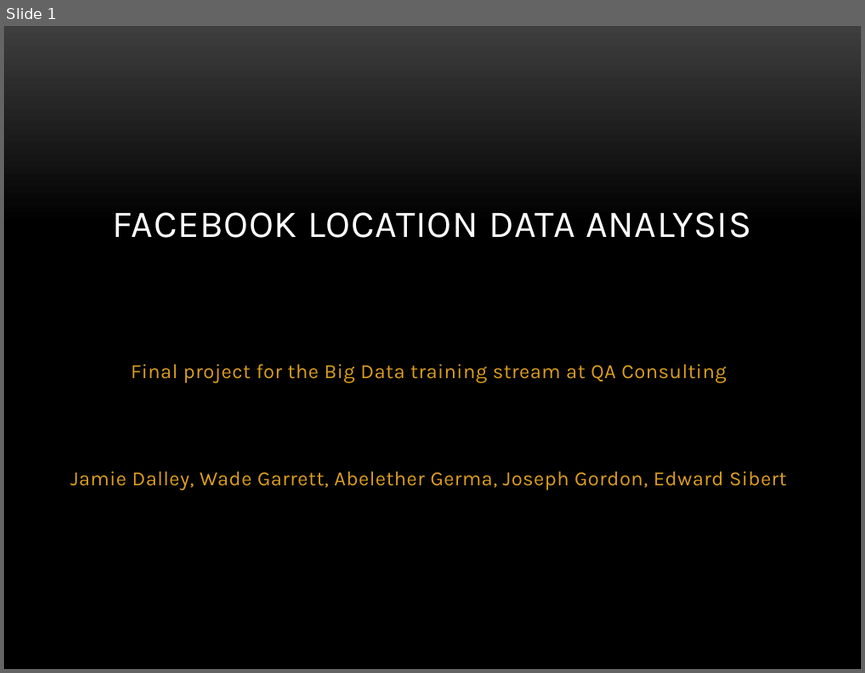
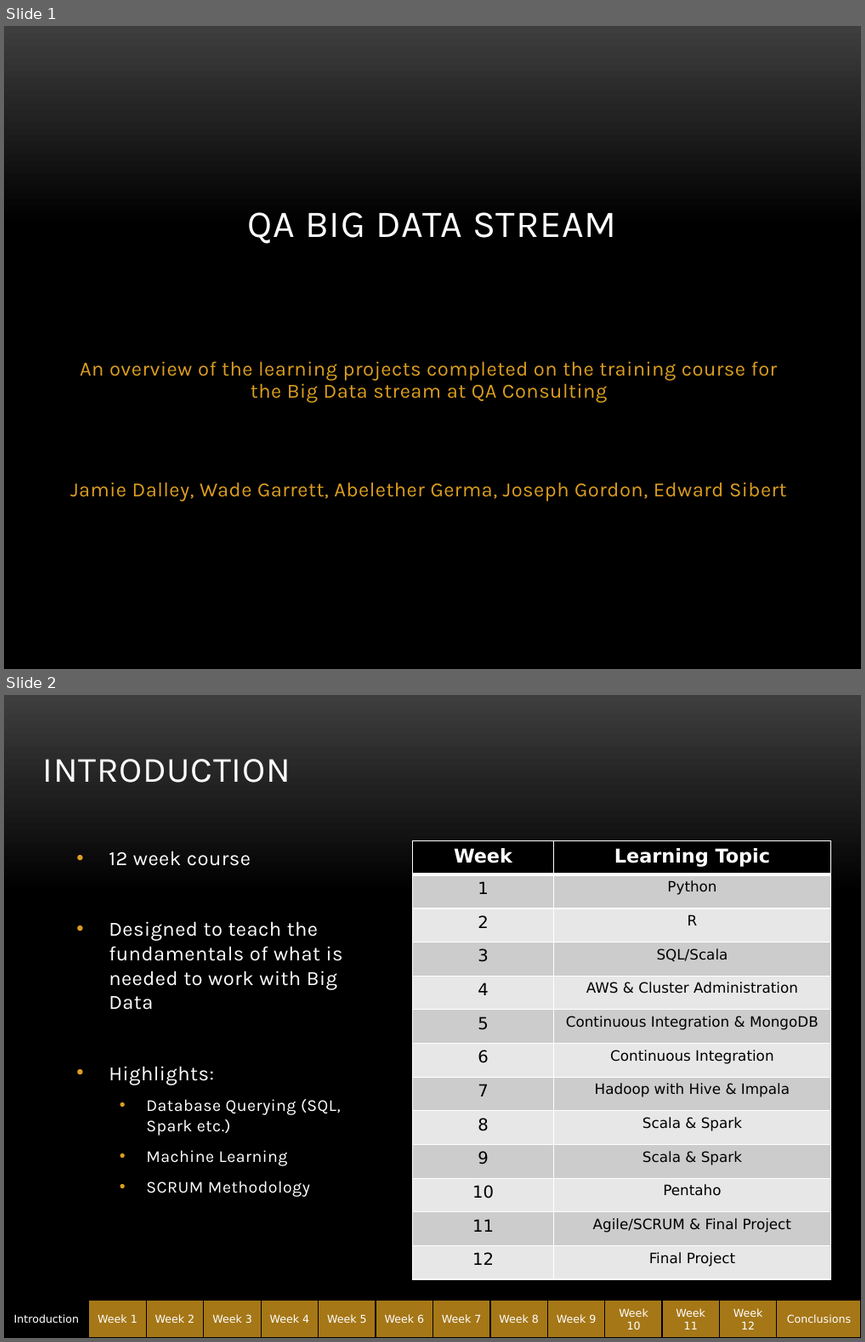
Before and after one commit to abe1ge/teletubbiesQAC, a slide deck: FinalPresentation.pptx. Shown one above the other, each under a label of ours: slide 1 before the commit, slides 1 and 2 after it. The pictures are 865x673 and 865x1342 pixels, drawn with LibreOffice and Linux fonts; fonts in the diff are those of the drawing; background and template pictures are left out. Boxes give left, top, right and bottom in pixels: in the first picture for what was removed or moved away, otherwise in the second. Text is boxed around its words. In the diff, an @@ line names an element or a change of style, - is before the commit and + after.

```diff
--- a/FinalPresentation.pptx
+++ b/FinalPresentation.pptx
@@ slide 2 added at <box>4,695,861,1338</box>, background picture (left out) @@
@@ title added at <box>43,759,290,783</box>, 30 pt, text #FFFFFF @@
+INTRODUCTION
@@ table added at <box>412,840,830,1279</box>, 13 rows, 2 columns @@
+Week | Learning Topic
+1 | Python
+2 | R
+3 | SQL/Scala
+4 | AWS & Cluster Administration
+5 | Continuous Integration & MongoDB
+6 | Continuous Integration
+7 | Hadoop with Hive & Impala
+8 | Scala & Spark
+9 | Scala & Spark
+10 | Pentaho
+11 | Agile/SCRUM & Final Project
+12 | Final Project
@@ text added at <box>109,851,343,1197</box>, 17 pt, text #FFFFFF @@
+• 12 week course
+• Designed to teach the fundamentals of what is needed to work with Big Data
+• Highlights:
+  • Database Querying (SQL, Spark etc.)
+  • Machine Learning
+  • SCRUM Methodology
@@ rectangle added at <box>4,1300,861,1338</box>, fill #A57617 @@
@@ group added at <box>4,1300,861,1338</box>: 14 rectangles @@
+Introduction
+Week 3
+Week 2
+Week 4
+Week 1
+Week 5
+Week 6
+Week 7
+Week 8
+Week 9
+Week 10
+Week 11
+Week 12
+Conclusions
@@ slide 1 changed as well @@
@@ title at <box>248,212,616,244</box>: text changed @@
-FACEBOOK LOCATION DATA ANALYSIS
+QA BIG DATA STREAM
@@ subtitle at <box>80,361,778,403</box>: text changed @@
-Final project for the Big Data training stream at QA Consulting
+An overview of the learning projects completed on the training course for the Big Data stream at QA Consulting
@@ subtitle at <box>70,482,787,501</box>: line spacing 1 to 0.9 @@
```
Also in this commit, not shown: 2 other slides changed, 17 other slides added.
